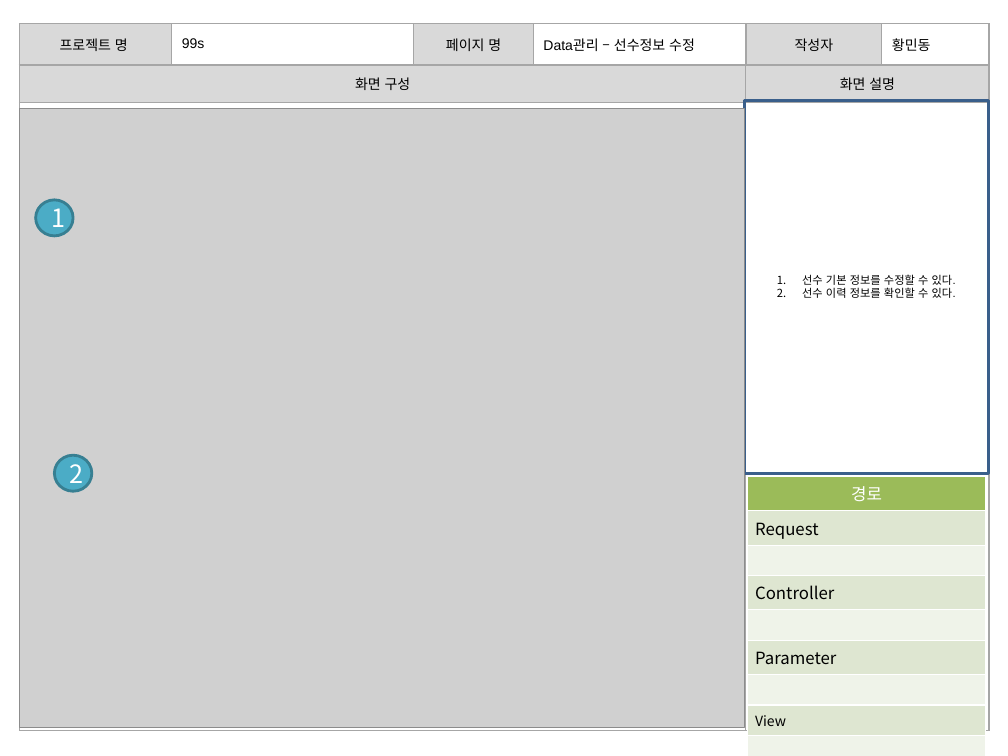
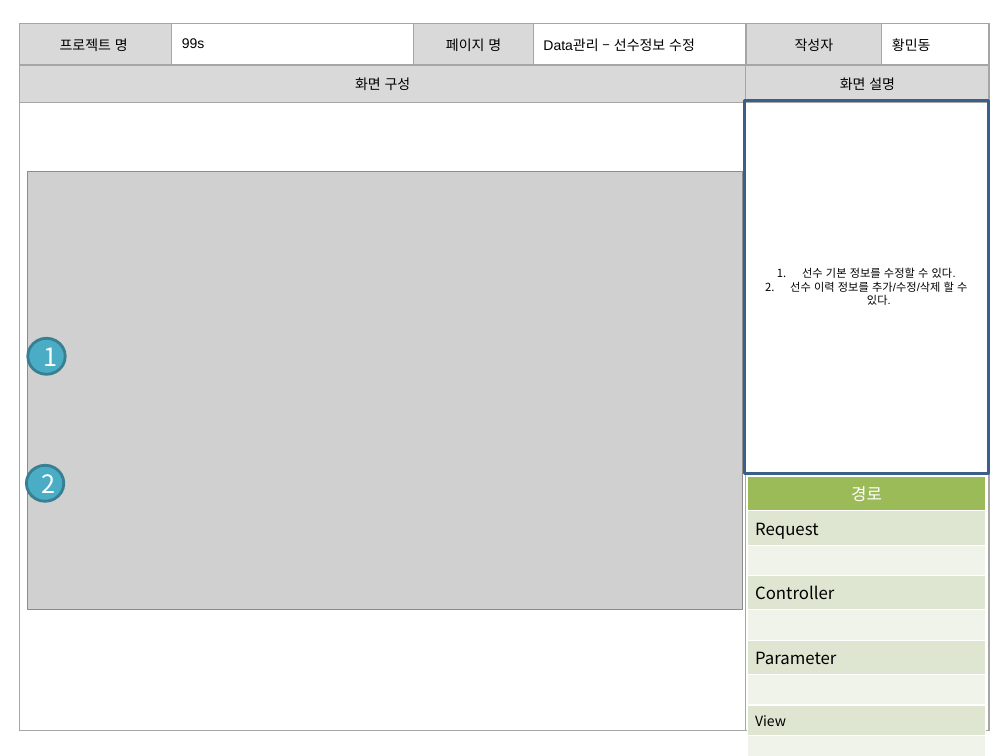
Before and after one commit to banana1531/ggs, a slide deck: slide 13 of doc/0.공용폴더/07 스토리보드/스토리보드 - 관리자 페이지.pptx (slide 14 before the commit). Drawn at 1008x756 pixels with LibreOffice and Linux fonts; fonts in the diff are those of the drawing; grey boxes stand for pictures. Boxes give left, top, right and bottom in pixels: in the first picture for what was removed or moved away, otherwise in the second. Text is boxed around its words. In the diff, an @@ line names an element or a change of style, - is before the commit and + after.

```diff
--- a/doc/0.공용폴더/07 스토리보드/스토리보드 - 관리자 페이지.pptx
+++ b/doc/0.공용폴더/07 스토리보드/스토리보드 - 관리자 페이지.pptx
@@ picture: place and size @@
-picture at [20,108,745,727]
+picture at [28,171,743,610]
@@ text in rectangle at [790,281,967,305]: text changed @@
-2. 선수 이력 정보를 확인할 수 있다.
+2. 선수 이력 정보를 추가/수정/삭제 할 수 있다.
@@ ellipse "1": place and size @@
-ellipse "1" at [35,200,73,236]
+ellipse "1" at [28,339,66,375]
@@ ellipse "2": place and size @@
-ellipse "2" at [54,456,92,492]
+ellipse "2" at [26,466,64,502]
```
Also in this commit, not shown: 11 other slides changed, 1 slide removed.
